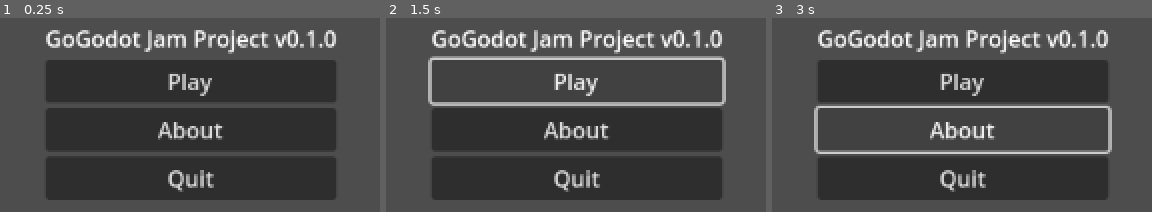
Above: before the commit, frames 1-3 (left to right).
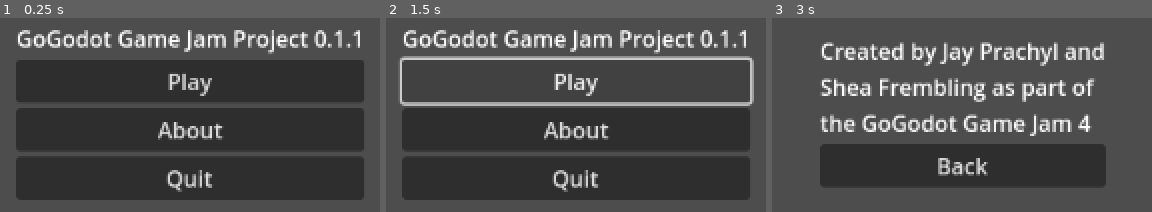
Above: after the commit, the same moments.

Repository: indigoso/gogodotjam4
Game: Godot game, scene res://Scenes/main.tscn
The game is run twice, just before and just after one commit, with the same random seed, the same clock (stepped at 60 frames per second) and the same inputs.
Inputs:
- Up to frame 1 (0.25 s): no input
- Up to frame 2 (1.5 s): click "Play" at 0.5 s; click "Play" at 1.25 s
- Up to frame 3 (3 s): click "Play" at 2 s; click "About" at 2.75 s

The runs differ from the first frame. In frame 1, 15% of the frame differs, in the area x 4-96%, y 6-94%; in frame 2, 13%; in frame 3, 36%, in the area x 11-90%, y 6-94%.

Commit message:
add credits screen

Diff:
--- a/Global Scripts/constants.gd
+++ b/Global Scripts/constants.gd
@@ -1,3 +1,9 @@
+extends Node
+
+const GAME_VERSION = "0.1.1"
+const GAME_TITLE = "GoGodot Game Jam Project"
+
 const SCREEN_PLAY = "screen_play"
 const SCREEN_ABOUT = "screen_about"
 const SCREEN_QUIT = "screen_quit"
+const SCREEN_TITLE = "screen_title"
--- /dev/null
+++ b/Scenes/about_screen.gd
@@ -0,0 +1,17 @@
+extends Control
+
+
+signal go_back(title_screen)
+
+# Called when the node enters the scene tree for the first time.
+func _ready() -> void:
+	pass # Replace with function body.
+
+
+# Called every frame. 'delta' is the elapsed time since the previous frame.
+func _process(delta: float) -> void:
+	pass
+
+
+func _on_button_pressed() -> void:
+	emit_signal("go_back", Constants.SCREEN_TITLE)
--- /dev/null
+++ b/Scenes/about_screen.tscn
@@ -0,0 +1,35 @@
+[gd_scene load_steps=2 format=3 uid="uid://cl2lq2nsaw034"]
+
+[ext_resource type="Script" path="res://Scenes/about_screen.gd" id="1_gg3cq"]
+
+[node name="AboutScreen" type="Control"]
+layout_mode = 3
+anchors_preset = 15
+anchor_right = 1.0
+anchor_bottom = 1.0
+grow_horizontal = 2
+grow_vertical = 2
+script = ExtResource("1_gg3cq")
+
+[node name="CenterContainer" type="CenterContainer" parent="."]
+layout_mode = 1
+anchors_preset = 15
+anchor_right = 1.0
+anchor_bottom = 1.0
+grow_horizontal = 2
+grow_vertical = 2
+
+[node name="VBoxContainer" type="VBoxContainer" parent="CenterContainer"]
+layout_mode = 2
+
+[node name="lblCredits" type="Label" parent="CenterContainer/VBoxContainer"]
+layout_mode = 2
+text = "Created by Jay Prachyl and
+Shea Frembling as part of
+the GoGodot Game Jam 4"
+
+[node name="Button" type="Button" parent="CenterContainer/VBoxContainer"]
+layout_mode = 2
+text = "Back"
+
+[connection signal="pressed" from="CenterContainer/VBoxContainer/Button" to="." method="_on_button_pressed"]
--- a/Scenes/main.gd
+++ b/Scenes/main.gd
@@ -1,23 +1,35 @@
 extends Node
 
 var title_screen = preload("res://Scenes/title_screen.tscn")
+var about_screen = preload("res://Scenes/about_screen.tscn")
+
+var current_scene = null
 
 # Called when the node enters the scene tree for the first time.
 func _ready():
-	var title = title_screen.instantiate()
-	add_child(title)
-	title.toggle_screen.connect(swap_screen)
+	current_scene = title_screen.instantiate()
+	add_child(current_scene)
+	current_scene.toggle_screen.connect(swap_screen)
 
 # Called every frame. 'delta' is the elapsed time since the previous frame.
-func _process(delta):
+func _process(_delta):
 	pass
 
+
+func perform_swap(new_screen):
+	remove_child(current_scene)
+	current_scene = new_screen.instantiate()
+	add_child(current_scene)
 
 func swap_screen(screen_title: String):
 	match screen_title:
 		Constants.SCREEN_PLAY:
 			pass
 		Constants.SCREEN_ABOUT:
-			pass
+			perform_swap(about_screen)
+			current_scene.go_back.connect(swap_screen)
 		Constants.SCREEN_QUIT:
 			get_tree().quit()
+		Constants.SCREEN_TITLE:
+			perform_swap(title_screen)
+			current_scene.toggle_screen.connect(swap_screen)
--- a/Scenes/title_screen.gd
+++ b/Scenes/title_screen.gd
@@ -1,14 +1,16 @@
 extends Control
+
+@onready var label_title = $CenterContainer/VBoxContainer/lblTitle
 
 signal toggle_screen(screen_name)
 
 # Called when the node enters the scene tree for the first time.
 func _ready():
-	pass # Replace with function body.
+	label_title.text = Constants.GAME_TITLE + " " + Constants.GAME_VERSION
 
 
 # Called every frame. 'delta' is the elapsed time since the previous frame.
-func _process(delta):
+func _process(_delta):
 	pass
 
 
